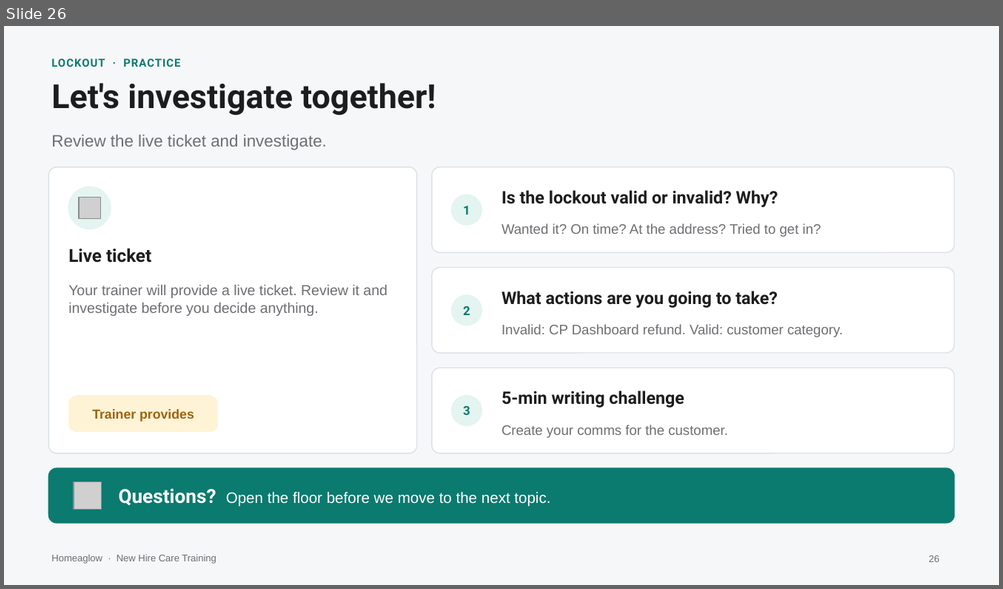
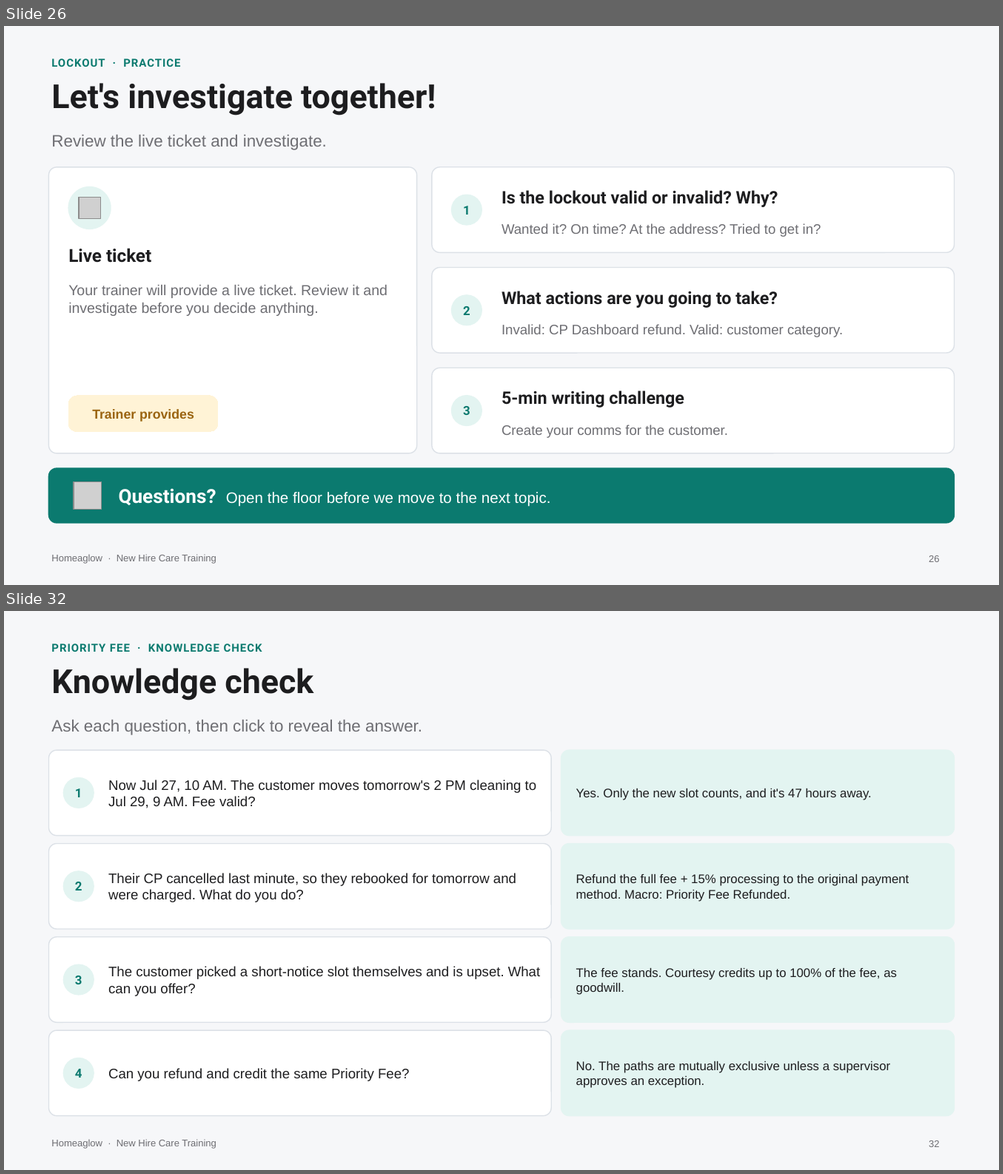
Before and after one commit to anjulimichelle/training, a slide deck: incorrect-info-lmc-lockout/incorrect-info-lmc-lockout.pptx. Shown one above the other, each under a label of ours: slide 26 before the commit, slides 26 and 32 after it; the slides between them are not shown. The pictures are 1003x589 and 1003x1174 pixels, drawn with LibreOffice and Linux fonts; fonts in the diff are those of the drawing; grey boxes stand for pictures. Boxes give left, top, right and bottom in pixels: in the first picture for what was removed or moved away, otherwise in the second. Text is boxed around its words. In the diff, an @@ line names an element or a change of style, - is before the commit and + after.

```diff
--- a/incorrect-info-lmc-lockout/incorrect-info-lmc-lockout.pptx
+++ b/incorrect-info-lmc-lockout/incorrect-info-lmc-lockout.pptx
@@ slide 32 added at box(4, 611, 999, 1170), background #F6F7F9; not listed: 1 template element that a slide beside it also shows @@
@@ text added at box(51, 644, 262, 652), 8 pt, text #0B7A6F, bold @@
+PRIORITY FEE · KNOWLEDGE CHECK
@@ text added at box(51, 668, 313, 701), 24 pt, text #1D1D1F, bold @@
+Knowledge check
@@ text added at box(51, 720, 422, 735), 12 pt, text #6E6E73 @@
+Ask each question, then click to reveal the answer.
@@ rounded rectangle added at box(48, 750, 551, 836), fill #FFFFFF, outline #DCE1E7 0.75 pt @@
@@ rounded rectangle added at box(561, 750, 954, 836), fill #E3F4F1, outline #E3F4F1 0.75 pt @@
@@ ellipse added at box(64, 778, 94, 808), fill #E3F4F1, outline #E3F4F1 1 pt @@
@@ text added at box(108, 780, 537, 809), 10 pt, text #1D1D1F @@
+Now Jul 27, 10 AM. The customer moves tomorrow's 2 PM cleaning to Jul 29, 9 AM. Fee valid?
@@ text added at box(576, 788, 871, 800), 9 pt, text #1D1D1F @@
+Yes. Only the new slot counts, and it's 47 hours away.
@@ text added at box(75, 789, 82, 797), 9 pt, text #0B7A6F, bold @@
+1
@@ rounded rectangle added at box(48, 843, 551, 929), fill #FFFFFF, outline #DCE1E7 0.75 pt @@
@@ rounded rectangle added at box(561, 843, 954, 929), fill #E3F4F1, outline #E3F4F1 0.75 pt @@
@@ ellipse added at box(64, 871, 94, 901), fill #E3F4F1, outline #E3F4F1 1 pt @@
@@ text added at box(108, 873, 516, 903), 10 pt, text #1D1D1F @@
+Their CP cancelled last minute, so they rebooked for tomorrow and were charged. What do you do?
@@ text added at box(576, 874, 908, 902), 9 pt, text #1D1D1F @@
+Refund the full fee + 15% processing to the original payment method. Macro: Priority Fee Refunded.
@@ text added at box(75, 882, 82, 891), 9 pt, text #0B7A6F, bold @@
+2
@@ rounded rectangle added at box(48, 937, 551, 1022), fill #FFFFFF, outline #DCE1E7 0.75 pt @@
@@ rounded rectangle added at box(561, 937, 954, 1022), fill #E3F4F1, outline #E3F4F1 0.75 pt @@
@@ ellipse added at box(64, 965, 94, 995), fill #E3F4F1, outline #E3F4F1 1 pt @@
@@ text added at box(75, 976, 82, 985), 9 pt, text #0B7A6F, bold @@
+3
@@ text added at box(108, 966, 540, 997), 10 pt, text #1D1D1F @@
+The customer picked a short-notice slot themselves and is upset. What can you offer?
@@ text added at box(576, 968, 896, 995), 9 pt, text #1D1D1F @@
+The fee stands. Courtesy credits up to 100% of the fee, as goodwill.
@@ rounded rectangle added at box(48, 1031, 551, 1116), fill #FFFFFF, outline #DCE1E7 0.75 pt @@
@@ rounded rectangle added at box(561, 1031, 954, 1116), fill #E3F4F1, outline #E3F4F1 0.75 pt @@
@@ ellipse added at box(64, 1059, 94, 1088), fill #E3F4F1, outline #E3F4F1 1 pt @@
@@ text added at box(75, 1069, 82, 1078), 9 pt, text #0B7A6F, bold @@
+4
@@ text added at box(108, 1068, 409, 1082), 10 pt, text #1D1D1F @@
+Can you refund and credit the same Priority Fee?
@@ text added at box(576, 1061, 890, 1088), 9 pt, text #1D1D1F @@
+No. The paths are mutually exclusive unless a supervisor approves an exception.
@@ page number added at box(928, 1141, 939, 1147), 7 pt, text #6E6E73 @@
+32
```
Also in this commit, not shown: 6 slides changed, 19 other slides added, 5 other files.
